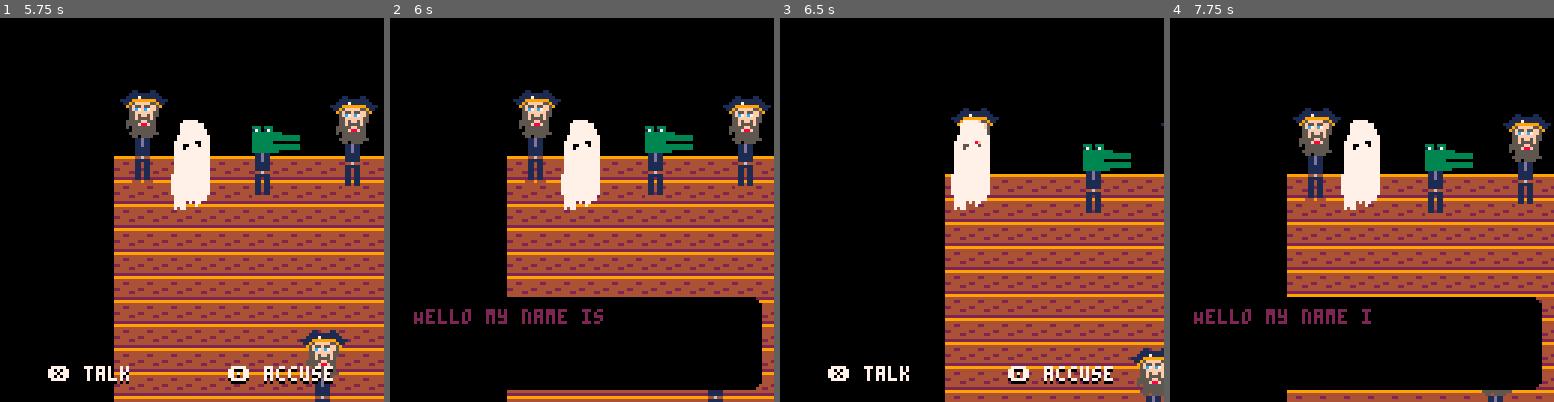
Above: before the commit, frames 1-4 (left to right).
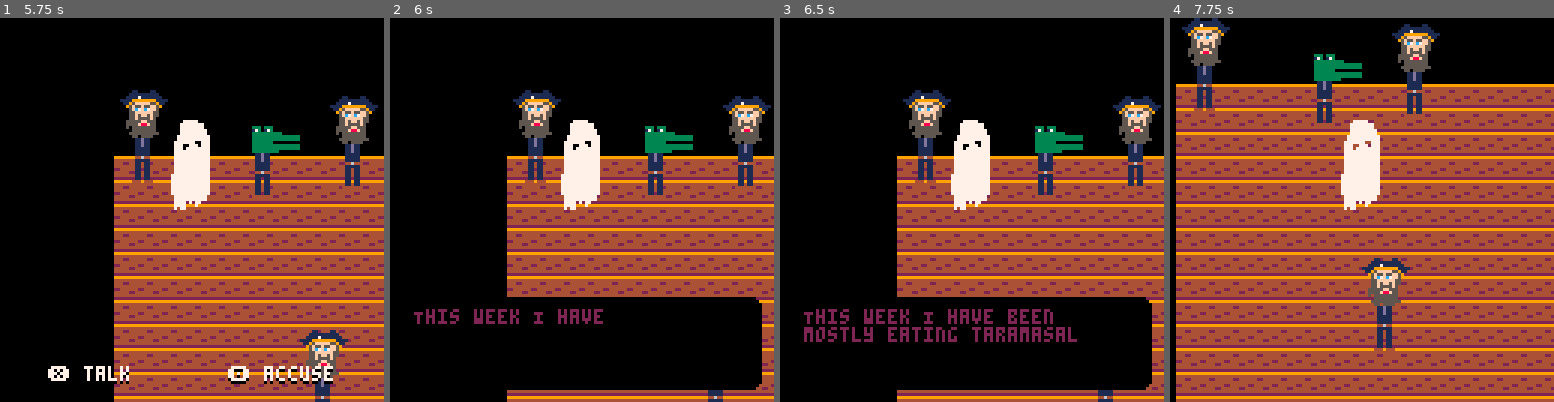
Above: after the commit, the same moments.

Repository: Alfie-Edwards/jaccuse
Game: PICO-8 cartridge game.p8
The game is run twice, just before and just after one commit, with the same random seed, the same clock (stepped at 60 frames per second) and the same inputs.
Inputs (mouse positions are in pixels of both pictures, inside the frame that each line leads up to):
- Up to frame 1 (5.75 s): tap O (Z key) at 0.33, 0.7, 1.43, 2.22, 3.1, 3.98, 4.87 s; click (69, 121) at 0.67 s; tap X (X key) at 1.07, 2.07, 2.4, 2.73, 3.07, 3.4, 3.73, 4.07, 4.4, 4.73, 5.07, 5.4, 5.73 s; click (130, 267) at 1.22 s; click (195, 114) at 1.77 s; hold Left 1.97-2.37 s; click (257, 259) at 2.32 s; hold Down 2.42-2.82 s; click (322, 106) at 2.87 s; hold Right 2.87-3.53 s; click (84, 256) at 3.42 s; hold Up 3.58-4.08 s; click (145, 102) at 3.97 s; hold Right 4.13-4.53 s; click (211, 248) at 4.52 s; hold Down 4.58-5.08 s; click (272, 94) at 5.07 s; hold Left from 5.13 s (still down); click (337, 244) at 5.62 s
- Up to frame 2 (6 s): tap O (Z key) at 5.75 s; release Left at 5.8 s; hold Up from 5.85 s (still down)
- Up to frame 3 (6.5 s): tap X (X key) at 6.07, 6.4 s; click (879, 90) at 6.17 s; release Up at 6.18 s; hold Left from 6.23 s (still down)
- Up to frame 4 (7.75 s): release Left at 6.63 s; tap O (Z key) at 6.63, 7.52 s; hold Down 6.68-7.08 s; click (1331, 236) at 6.72 s; tap X (X key) every 0.33 s from 6.73 to 7.73 s; hold Right from 7.13 s (still down); click (1396, 83) at 7.27 s

Frame 1 is identical in both runs. In frame 2, 0.8% of the frame differs, in the area x 6-56%, y 75-80%; in frame 3, 37%; in frame 4, 73%, in the area x 1-100%, y 0-100%.

Commit message:
guests can cycle through multiple bits of dialogue

Diff:
--- a/scenario.lua
+++ b/scenario.lua
@@ -6,55 +6,58 @@
 				x = 10,
 				y = 200,
 				sprite = sprites.guest1,
-				dialogue = "Hello my name is a",
+				dialogue = {"Hello my name is a", "I like eating toast"},
 			},
 			{
 				x = 10,
 				y = 10,
 				sprite = sprites.guest2,
-				dialogue = "Hello my name is b",
+				dialogue = {"Hello my name is b", "This week I have been mostly eating taramasalata"},
 			},
 			{
 				x = 50,
 				y = 15,
 				sprite = sprites.guest3,
-				dialogue = "Hello my name is c",
+				dialogue = {"Hello my name is c"},
 			},
 			{
 				x = 80,
 				y = 12,
 				sprite = sprites.guest4,
-				dialogue = "Hello my name is d",
+				dialogue = {"Hello my name is d"},
 			},
 			{
 				x = 200,
 				y = 200,
 				sprite = sprites.guest5,
-				dialogue = "Hello my name is e",
+				dialogue = {"Hello my name is e"},
 			},
 			{
 				x = 100,
 				y = 230,
 				sprite = sprites.guest6,
-				dialogue = "Hello my name is f",
+				dialogue = {"Hello my name is f"},
 			},
 			{
 				x = 120,
 				y = 230,
 				sprite = sprites.guest7,
-				dialogue = "Hello my name is g",
+				dialogue = {"Hello my name is g"},
 			},
 			{
 				x = 70,
 				y = 90,
 				sprite = sprites.guest8,
-				dialogue = "Hello my name is h",
+				dialogue = {"Hello my name is h"},
 			}
 		}
 	}
 
 	scenario = main
 	interaction = nil
+	for _,g in ipairs(main.guests) do
+		g.next_dialogue_idx = 0
+	end
 end
 
 
@@ -80,12 +83,22 @@
 end
 
 
+-- talk to a guest (defaulting to current `interaction`)
+function talk_to(guest)
+	if guest == nil then guest = interaction end
+	assert(guest ~= nil)
+	assert(guest.next_dialogue_idx ~= nil)
+
+	say(guest.dialogue[(guest.next_dialogue_idx % #guest.dialogue) + 1])
+	guest.next_dialogue_idx += 1
+end
+
+
 function update_interaction()
 	interaction = get_interaction()
-	printh(interaction)
 
 	if interaction and btnp(4) then
-		say(interaction.dialogue)
+		talk_to()
 		interaction = nil
 	end
 end
